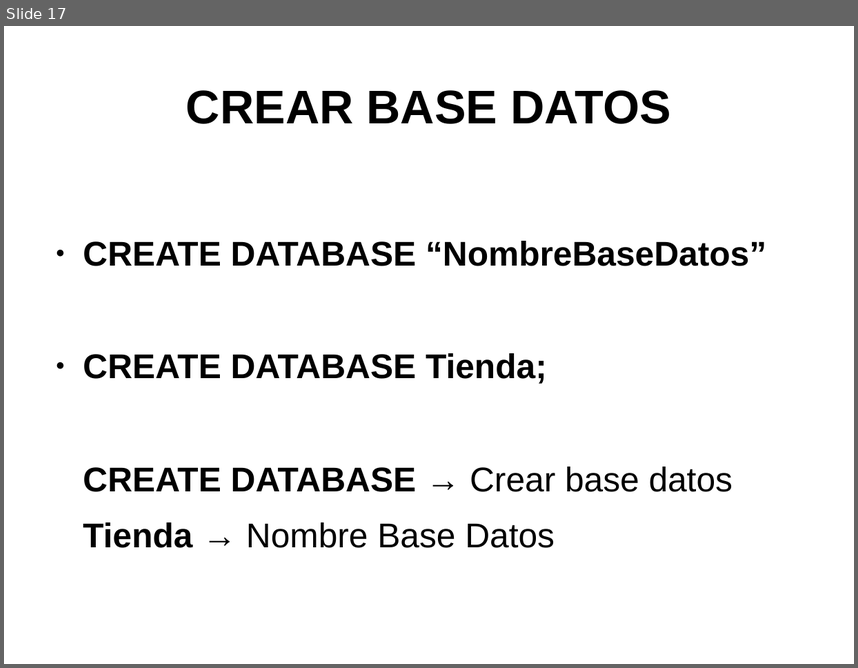
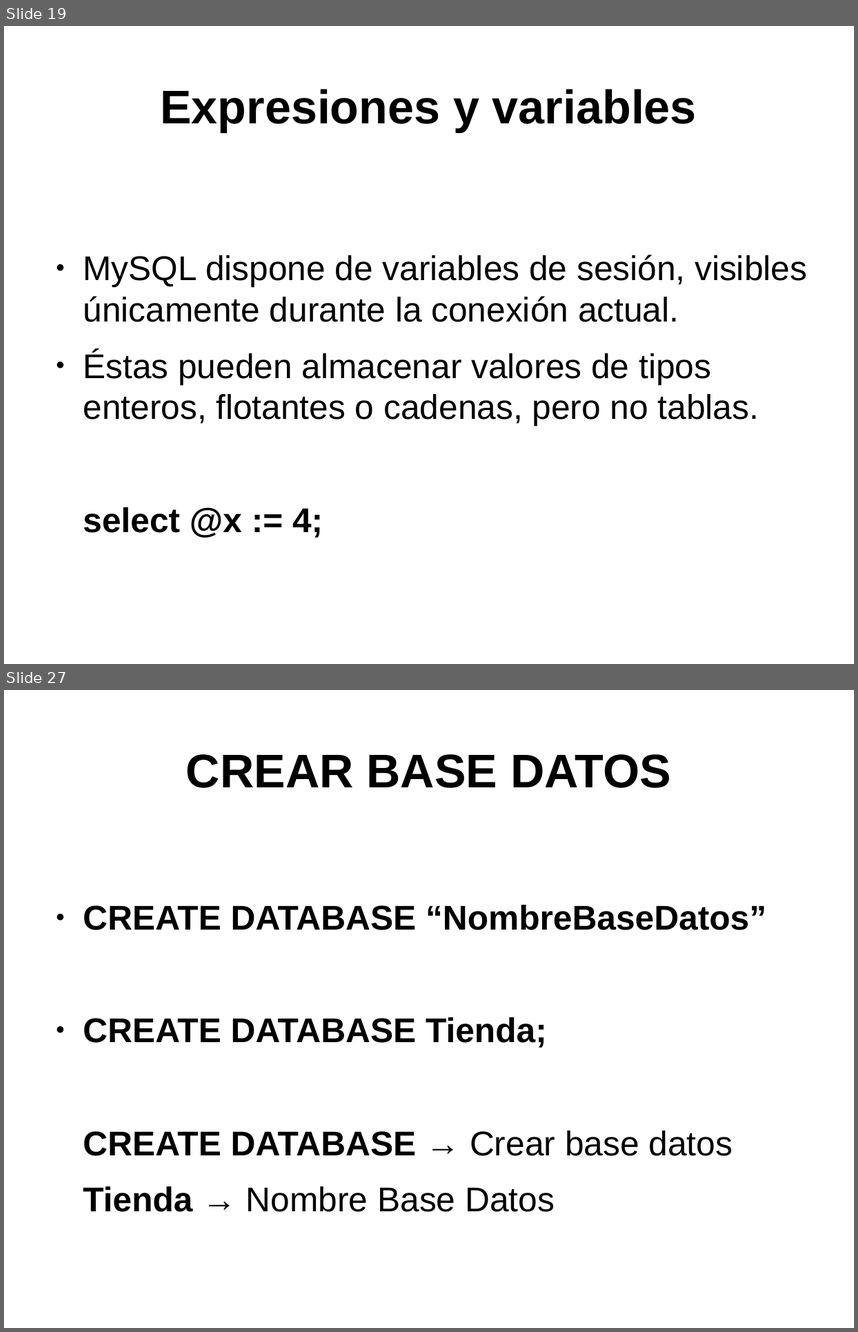
Before and after one commit to psicobyte/CursoPythonAvanzado, a slide deck: BaseDeDatosPython.odp. Shown one above the other, each under a label of ours: slide 17 before the commit, slides 19 and 27 after it; the slides between them are not shown. The pictures are 858x668 and 858x1332 pixels, drawn with LibreOffice and Linux fonts; fonts in the diff are those of the drawing. Boxes give left, top, right and bottom in pixels: in the first picture for what was removed or moved away, otherwise in the second. Text is boxed around its words. In the diff, an @@ line names an element or a change of style, - is before the commit and + after.

```diff
--- a/BaseDeDatosPython.odp
+++ b/BaseDeDatosPython.odp
@@ slide 19 added at box(4, 26, 854, 664), background #FFFFFF @@
@@ title added at box(160, 89, 697, 132), 44 pt, text #000000, bold @@
+Expresiones y variables
@@ text added at box(83, 254, 807, 537), 32 pt, text #000000 @@
+● MySQL dispone de variables de sesión, visibles únicamente durante la conexión actual.
+● Éstas pueden almacenar valores de tipos enteros, flotantes o cadenas, pero no tablas.
+select @x := 4;
@@ what was slide 17 is now slide 27 @@
```
Also in this commit, not shown: 5 slides changed, 38 other slides added, 3 other files.
